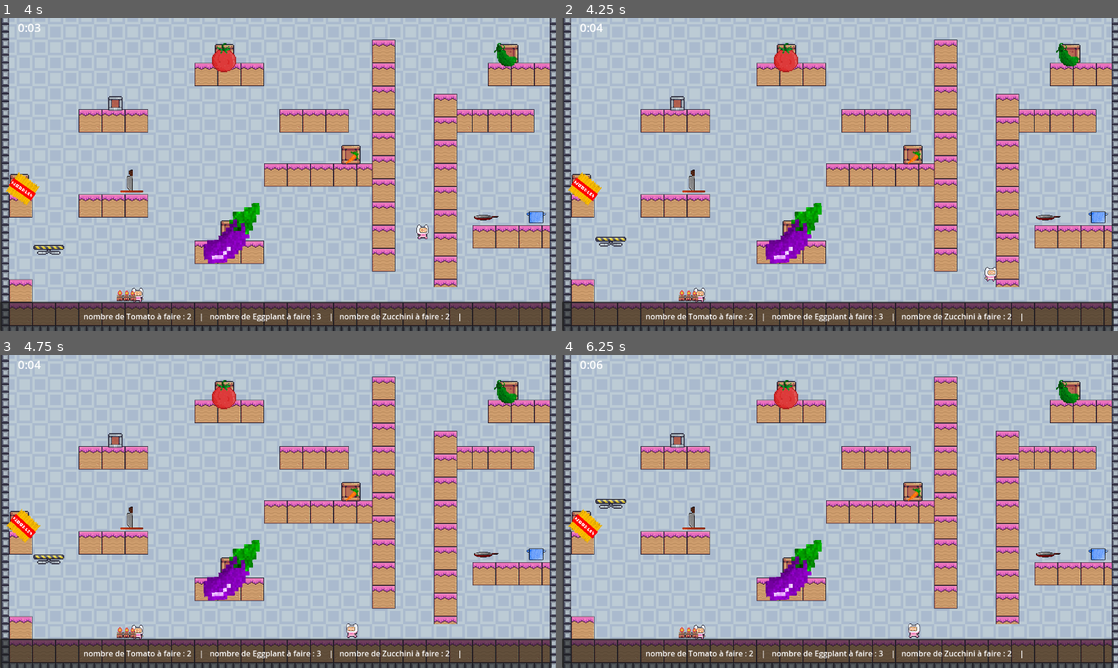
Above: before the commit, frames 1-4 (two rows, left to right).
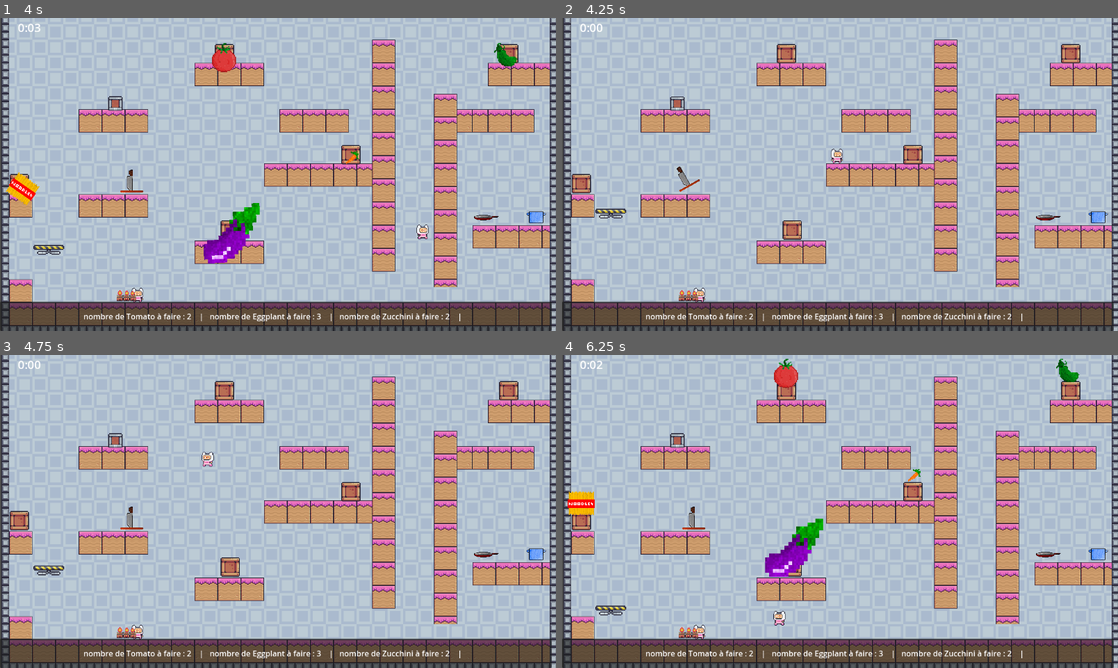
Above: after the commit, the same moments.

Repository: queer-frogs/undercooked
Game: Godot game, scene res://node.tscn
Two runs of this game, one before a commit and one after it. Both use one fixed random seed, a clock stepped at 60 frames per second and the inputs below.
Inputs:
- Up to frame 1 (4 s): hold Right (move_right_1) 0.53-2.03 s; tap Alt (dash_1) at 0.6, 3.6 s; tap Shift (jump_1) at 0.77, 1.52, 3.02, 3.77 s; tap Q (dash_2) at 1.35 s; hold Left (move_left_1) 2.03-2.78 s; tap E (interact_1) at 2.1 s; hold Right (move_right_1) from 2.78 s (still down); tap U (interact_2) at 2.85 s
- Up to frame 2 (4.25 s): keep holding Right (move_right_1); tap P (reset, bound only after the commit) at 4.15 s
- Up to frame 3 (4.75 s): release Right (move_right_1) at 4.28 s; hold Left (move_left_1) from 4.28 s (still down); tap Q (dash_2) at 4.35 s; tap Shift (jump_1) at 4.52 s
- Up to frame 4 (6.25 s): release Left (move_left_1) at 5.03 s; hold Right (move_right_1) 5.03-5.78 s; tap E (interact_1) at 5.1 s; hold Left (move_left_1) from 5.78 s (still down); tap U (interact_2) at 5.85 s; tap Shift (jump_1) at 6.02 s

Frame 1 is identical in both runs. In frame 2, 2.4% of the frame differs, in the area x 1-98%, y 1-85%; in frame 3, 2.2%; in frame 4, 3.7%, in the area x 1-94%, y 1-91%.

Commit message:
end message and reset button

Diff:
--- a/Game_manager.gd
+++ b/Game_manager.gd
@@ -28,9 +28,13 @@
 
 # Called every frame. 'delta' is the elapsed time since the previous frame.
 func _process(delta):
+	if Input.is_action_just_pressed('reset'):
+			get_tree().reload_current_scene()
 	victory = 1
 	for plate in dishes_to_make:
 		if dishes_to_make[plate] != 0 :
 			victory = 0
 	if victory == 1 :
 		print("victoire")
+		text = str(" Bravo d'avoir fini le jeu, pour réesayer en moins longtemps appuie sur p")
+		label.text=text
--- a/project.godot
+++ b/project.godot
@@ -104,6 +104,11 @@
 "events": [Object(InputEventKey,"resource_local_to_scene":false,"resource_name":"","device":-1,"window_id":0,"alt_pressed":false,"shift_pressed":false,"ctrl_pressed":false,"meta_pressed":false,"pressed":false,"keycode":0,"physical_keycode":85,"key_label":0,"unicode":117,"echo":false,"script":null)
 ]
 }
+reset={
+"deadzone": 0.5,
+"events": [Object(InputEventKey,"resource_local_to_scene":false,"resource_name":"","device":-1,"window_id":0,"alt_pressed":false,"shift_pressed":false,"ctrl_pressed":false,"meta_pressed":false,"pressed":false,"keycode":0,"physical_keycode":80,"key_label":0,"unicode":112,"echo":false,"script":null)
+]
+}
 
 [layer_names]
 
